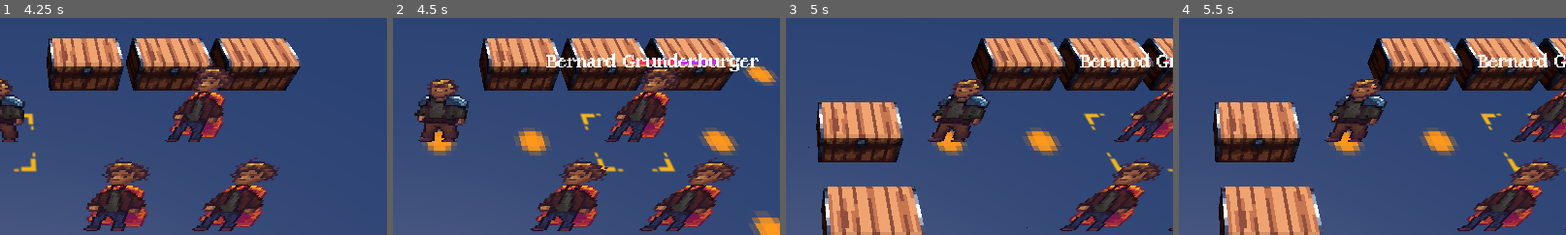
Above: before the commit, frames 1-4 (left to right).
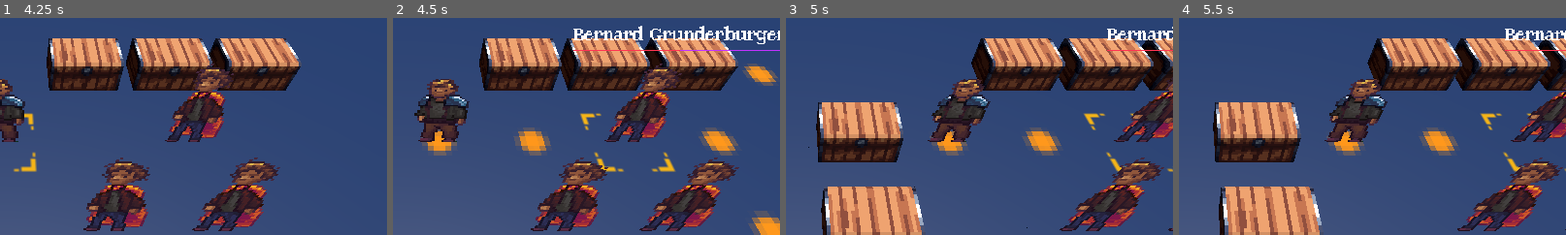
Above: after the commit, the same moments.

Repository: alanhaugen/bachelor-inn
Game: Godot game, scene res://scenes/UI/mainmenu.tscn
The game is run twice, just before and just after one commit, with the same random seed, the same clock (stepped at 60 frames per second) and the same inputs.
Inputs (mouse positions are % of the whole screen's width and height, from its top left):
- Up to frame 1 (4.25 s): move the mouse to (72, 45) at 0.52 s; hold Right (pan_right) 0.53-1.25 s; click (72, 45) at 0.67 s; click "Load first level" at 1.25 s; drag from (30, 55) to (45, 70) at 2.02 s; tap Enter at 2.75 s; move the mouse to (60, 28) at 2.77 s; hold Right (pan_right) 2.78-3.5 s; hold Space (selected) 2.78-3.5 s; click (60, 28) at 2.92 s; drag from (45, 70) to (20, 35) at 3.52 s
- Up to frame 2 (4.5 s): tap Space (selected) at 4.25 s; move the mouse to (80, 65) at 4.27 s; hold Left (pan_left) from 4.28 s (still down); hold Space (selected) from 4.28 s (still down); click (80, 65) at 4.42 s
- Up to frame 3 (5 s): keep holding Left (pan_left); keep holding Space (selected)
- Up to frame 4 (5.5 s): release Left (pan_left) at 5 s; release Space (selected) at 5 s; drag from (20, 35) to (35, 25) at 5.02 s
The pictures show only the part of the screen within x 50-100%, y 39-89%; the shares and areas given below are measured in that part.

Frame 1 is identical in both runs. In frame 2, 3.2% of the frame differs, in the area x 39-100%, y 3-25%; in frame 3, 1.1%; in frame 4, 1.0%.

Commit message:
Code mostly ported up to 3D now

Diff:
--- a/scenes/Characters/Unit.tscn
+++ b/scenes/Characters/Unit.tscn
@@ -1,9 +1,8 @@
-[gd_scene load_steps=7 format=3 uid="uid://btmpi20wskms7"]
+[gd_scene load_steps=6 format=3 uid="uid://btmpi20wskms7"]
 
 [ext_resource type="Script" uid="uid://c3xxj5stgpwig" path="res://scripts/stats/unit.gd" id="1_vvr86"]
 [ext_resource type="Texture2D" uid="uid://bbc66ims7gpe0" path="res://art/textures/DFFS_Character edge highlight poc.png" id="2_x7j7d"]
 [ext_resource type="PackedScene" uid="uid://csv3482xf34ay" path="res://scenes/ui/HealthBar.tscn" id="3_hysan"]
-[ext_resource type="FontFile" uid="uid://bltfi0bh6lptu" path="res://art/Fonts/RetroByte.ttf" id="4_owi4b"]
 
 [sub_resource type="AtlasTexture" id="AtlasTexture_vvr86"]
 atlas = ExtResource("2_x7j7d")
@@ -49,25 +48,3 @@
 scale = Vector2(2, 2)
 size_flags_horizontal = 4
 size_flags_vertical = 4
-
-[node name="VBoxContainer" type="VBoxContainer" parent="CanvasLayer/HealthBar"]
-layout_mode = 1
-anchors_preset = 15
-anchor_right = 1.0
-anchor_bottom = 1.0
-grow_horizontal = 2
-grow_vertical = 2
-mouse_filter = 2
-
-[node name="Name" type="Label" parent="CanvasLayer/HealthBar/VBoxContainer"]
-layout_mode = 2
-theme_override_fonts/font = ExtResource("4_owi4b")
-theme_override_font_sizes/font_size = 16
-horizontal_alignment = 1
-
-[node name="Health" type="Label" parent="CanvasLayer/HealthBar/VBoxContainer"]
-visible = false
-layout_mode = 2
-theme_override_fonts/font = ExtResource("4_owi4b")
-theme_override_font_sizes/font_size = 8
-horizontal_alignment = 1
--- a/scenes/UI/HealthBar.tscn
+++ b/scenes/UI/HealthBar.tscn
@@ -1,6 +1,7 @@
-[gd_scene load_steps=6 format=3 uid="uid://csv3482xf34ay"]
+[gd_scene load_steps=7 format=3 uid="uid://csv3482xf34ay"]
 
 [ext_resource type="Script" uid="uid://bavrkht7e8y52" path="res://scripts/popups/health_bar.gd" id="1_1u02u"]
+[ext_resource type="FontFile" uid="uid://bltfi0bh6lptu" path="res://art/Fonts/RetroByte.ttf" id="2_23qt1"]
 
 [sub_resource type="StyleBoxFlat" id="StyleBoxFlat_5fhnc"]
 bg_color = Color(0, 0, 0, 0)
@@ -22,17 +23,36 @@
 color = Color(0, 0, 0, 0)
 script = ExtResource("1_1u02u")
 
-[node name="HBoxContainer" type="HBoxContainer" parent="."]
-layout_mode = 1
-anchors_preset = 15
-anchor_right = 1.0
-anchor_bottom = 1.0
-offset_right = 32.0
-grow_horizontal = 2
-grow_vertical = 2
+[node name="VBoxContainer" type="VBoxContainer" parent="."]
+layout_mode = 0
+offset_top = -25.0
+offset_right = 40.0
+offset_bottom = 15.0
+
+[node name="VBoxContainer" type="VBoxContainer" parent="VBoxContainer"]
+layout_mode = 2
+mouse_filter = 2
+
+[node name="NameLabel" type="Label" parent="VBoxContainer/VBoxContainer"]
+unique_name_in_owner = true
+layout_mode = 2
+theme_override_fonts/font = ExtResource("2_23qt1")
+theme_override_font_sizes/font_size = 16
+horizontal_alignment = 1
+
+[node name="HealthLabel" type="Label" parent="VBoxContainer/VBoxContainer"]
+visible = false
+layout_mode = 2
+theme_override_fonts/font = ExtResource("2_23qt1")
+theme_override_font_sizes/font_size = 8
+horizontal_alignment = 1
+
+[node name="HBoxContainer" type="HBoxContainer" parent="VBoxContainer"]
+layout_mode = 2
 theme_override_constants/separation = 0
 
-[node name="Health" type="ProgressBar" parent="HBoxContainer"]
+[node name="HealthBar" type="ProgressBar" parent="VBoxContainer/HBoxContainer"]
+unique_name_in_owner = true
 layout_mode = 2
 size_flags_horizontal = 3
 size_flags_vertical = 1
@@ -42,7 +62,8 @@
 value = 80.0
 show_percentage = false
 
-[node name="Sanity" type="ProgressBar" parent="HBoxContainer"]
+[node name="SanityBar" type="ProgressBar" parent="VBoxContainer/HBoxContainer"]
+unique_name_in_owner = true
 layout_mode = 2
 size_flags_horizontal = 3
 size_flags_vertical = 1
--- a/scripts/combat/map.gd
+++ b/scripts/combat/map.gd
@@ -217,12 +217,15 @@
 		if (get_unit_name(pos) == "Unit"):
 			unit_pos = pos;
 			movement_map.clear();
-			if (selected_unit != null):
+			if (selected_unit == get_unit(pos)):
 				active_move = Move.new(pos, pos, player_code_done, units_map);
 				active_move.isWait = true;
 				show_move_popup(windowPos);
 			else:
 				dijkstra(pos, 3);
+				if selected_unit != null:
+					var character_script: Character = selected_unit;
+					character_script.hide_ui();
 				selected_unit = get_unit(pos);
 				if selected_unit is Character:
 					var character_script: Character = selected_unit;
@@ -304,9 +307,11 @@
 
 func get_unit(pos: Vector3i) -> Character:
 	for i in range(characters.size()):
-		var unit: Character = characters[i];
-		if unit.grid_position == pos:
-			return unit;
+		if (is_instance_valid(characters[i])):
+			if characters[i] is Character:
+				var unit: Character = characters[i];
+				if unit.grid_position == pos:
+					return unit;
 	push_error("Did not find character at " + str(pos));
 	return null;
 
@@ -343,7 +348,9 @@
 		animation_path.clear();
 
 		for i :int in path.size():
-			animation_path.append(map.map_to_local(Vector3(path[i].x - 11, 0.0, path[i].y - 15)));
+			var anim_pos: Vector3 = map.map_to_local(Vector3(path[i].x - 11, 0.0, path[i].y - 15));
+			anim_pos.y = 0;
+			animation_path.append(anim_pos);
 
 	selected_unit = get_unit(start);
 
@@ -359,6 +366,10 @@
 		var pos :Vector3i = units[i];
 		if (units_map.get_cell_item(pos) == player_code_done):
 			units_map.set_cell_item(pos, player_code);
+			var character: Character = get_unit(pos);
+			if character is Character:
+				var character_script: Character = character;
+				character.reset();
 
 	var aiUnitsMoves :Array;
 	for i in units.size():
@@ -456,9 +467,13 @@
 				is_player_turn = true;
 		# Done with one move, execute it and start on next
 		elif (animation_path.is_empty()):
+			if (active_move.isAttack):
+				var attacked_unit: Character = get_unit(active_move.endPos);
+				if attacked_unit is Character:
+					attacked_unit.queue_free();
 			if selected_unit is Character:
 					var character_script: Character = selected_unit;
-					character_script.hide_ui();
+					character_script.move_to(active_move.endPos);
 			selected_unit = null;
 			active_move = moves_stack.pop_front();
 			active_move.execute();
@@ -470,10 +485,10 @@
 				selected_unit.position = animation_path.pop_front();
 		# Process animation
 		else:
-			if (is_equal_approx(selected_unit.position.x, animation_path.front().x) && is_equal_approx(selected_unit.position.y, animation_path.front().y)):
+			if (is_equal_approx(selected_unit.position.x, animation_path.front().x) && is_equal_approx(selected_unit.position.z, animation_path.front().z)):
 				selected_unit.position = animation_path.pop_front();
 			else:
-				var movement_speed :float = 0.01;
+				var movement_speed :float = 0.05;
 				var dir :Vector3 = animation_path.front() - selected_unit.position;
 				selected_unit.position += dir.normalized() * movement_speed;# * delta);
 
--- a/scripts/popups/health_bar.gd
+++ b/scripts/popups/health_bar.gd
@@ -1,10 +1,12 @@
 extends ColorRect
 
-@onready var health_bar : ProgressBar = $HBoxContainer/Health;
-@onready var sanity_bar : ProgressBar = $HBoxContainer/Sanity;
+@onready var health_bar: ProgressBar = %HealthBar;
+@onready var sanity_bar: ProgressBar = %SanityBar;
+@onready var text_label: Label = %NameLabel;
 
-var health : int = 0 : set = _set_health
-var sanity : int = 0 : set = _set_sanity
+var health : int = 0 : set = _set_health;
+var sanity : int = 0 : set = _set_sanity;
+var name_label : String = "" : set = _set_name;
 
 
 func _ready() -> void:
@@ -22,3 +24,7 @@
 	sanity_bar.max_value = max(sanity_bar.max_value, new_sanity);
 	sanity_bar.value = new_sanity;
 	sanity = new_sanity;
+
+
+func _set_name(new_name: String) -> void:
+	text_label.text = new_name;
--- a/scripts/stats/unit.gd
+++ b/scripts/stats/unit.gd
@@ -1,4 +1,7 @@
 class_name Character extends Node
+## This class has all the Character stats and visuals
+##
+## Use this class to make new units and enemies for the game
 
 #region: --- Unit Stats ---
 ## This dictates level progression, skills and compatible weapons
@@ -21,8 +24,6 @@
 @onready var camera: Camera3D;
 @onready var character: AnimatedSprite3D = $Character
 @onready var health_bar: ColorRect = %HealthBar
-@onready var health_label: Label = $CanvasLayer/HealthBar/VBoxContainer/Health
-@onready var name_label: Label = $CanvasLayer/HealthBar/VBoxContainer/Name
 
 @export var is_playable :bool = true; ## Friend or foe
 @export var unit_name :String = "Bernard Grunderburger"; ## Unit name
@@ -56,11 +57,9 @@
 
 func _ready() -> void:
 	camera = get_viewport().get_camera_3d();
-	print(unit_name);
 	health_bar.health = current_health;
 	health_bar.sanity = current_sanity;
-	health_label.text = "Health: " + str(health);
-	name_label.text = unit_name;
+	health_bar.name_label = unit_name;
 
 
 func _process(_delta: float) -> void:
@@ -68,7 +67,7 @@
 
 	if camera:
 		var screen_position_2d: Vector2 = camera.unproject_position(mesh_3d_position + Vector3(0, 1, 0))
-		health_bar.position = screen_position_2d - Vector2(64, 0);
+		health_bar.position = screen_position_2d - Vector2(150, 0);
 
 
 func hide_ui() -> void:
@@ -77,6 +76,16 @@
 
 func show_ui() -> void:
 	health_bar.show();
+
+
+func move_to(pos: Vector3i) -> void:
+	hide_ui();
+	grid_position = pos;
+	character.modulate = Color(0.338, 0.338, 0.338, 1.0);
+
+
+func reset() -> void:
+	character.modulate = Color(1.0, 1.0, 1.0, 1.0);
 
 
 # Hit = [(Skill x 3 + Luck) / 2] + Weapon Hit Rate
@@ -183,9 +192,3 @@
 		"experience": 0
 	}
 }
-
-func attack() -> void:
-	pass;
-
-func move() -> void:
-	pass;
